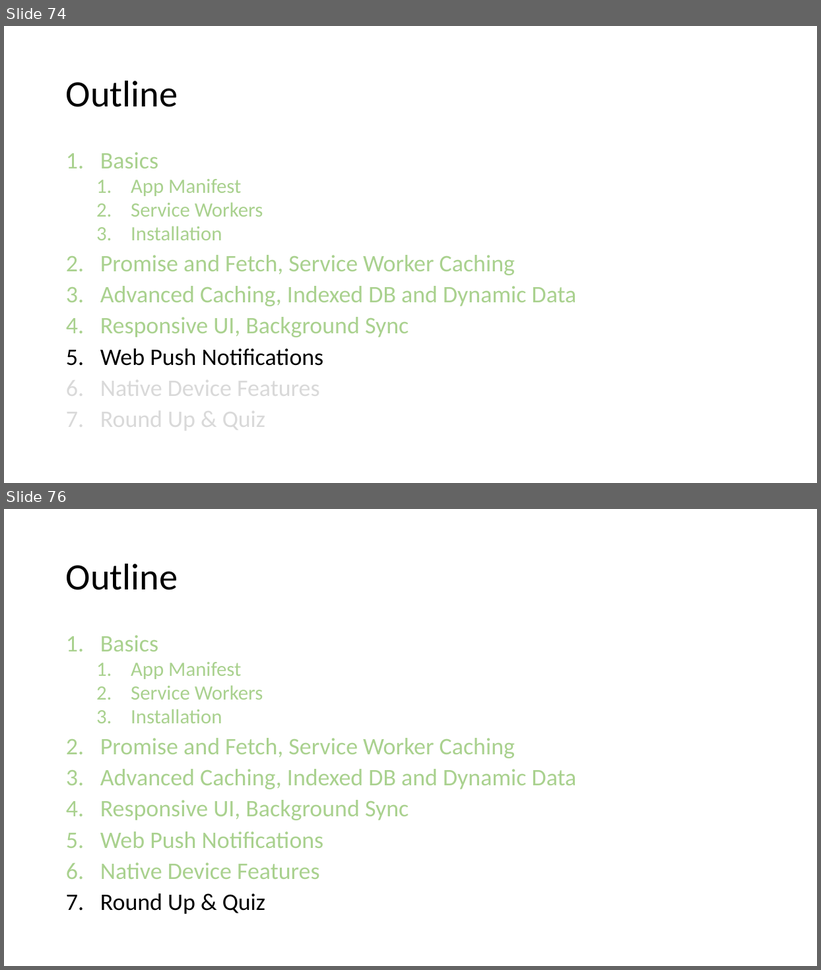
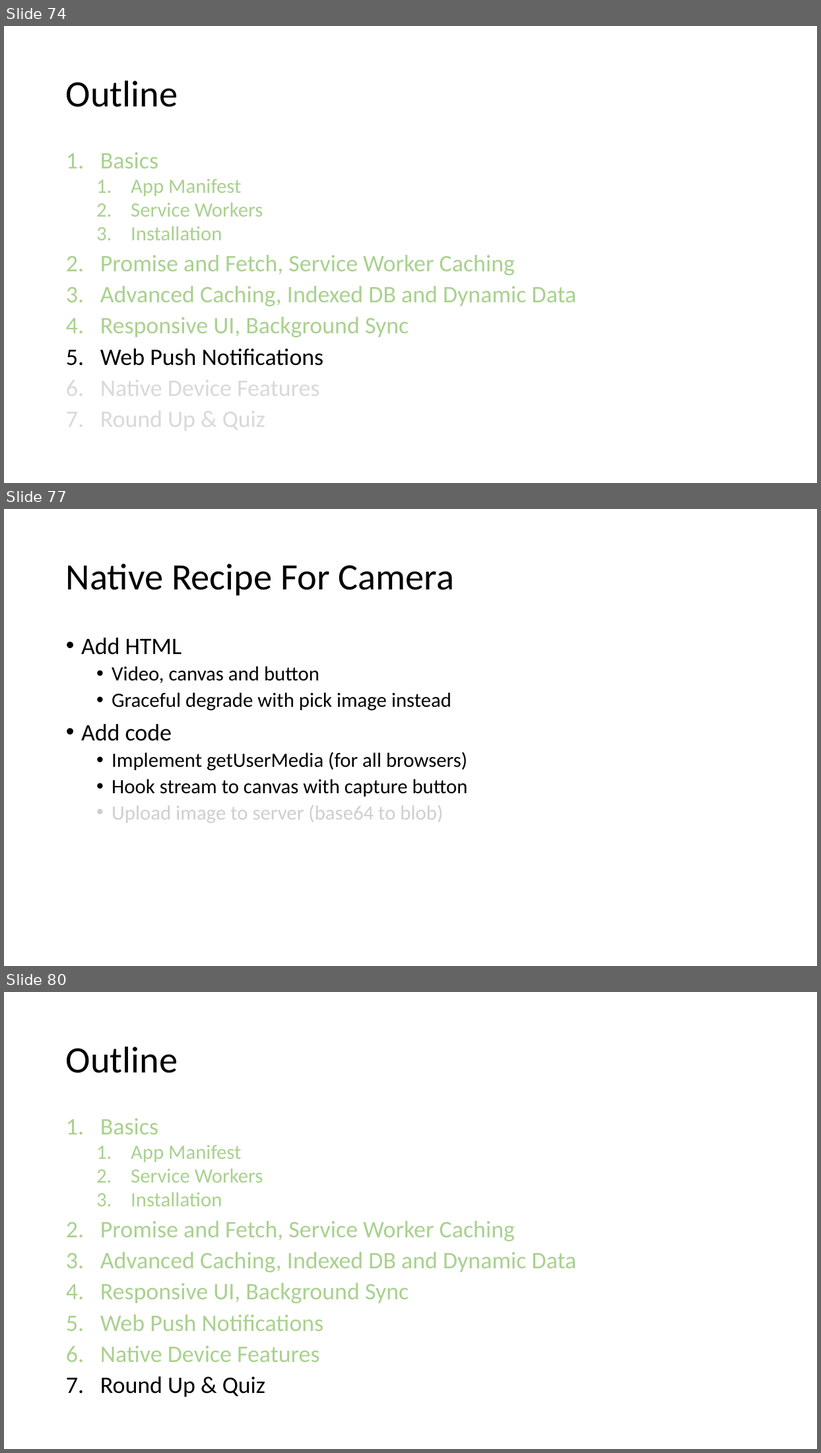
Before and after one commit to SteveNox/PWACourseProgress, a slide deck: course/Progressive Web Apps.pptx. Shown one above the other, each under a label of ours: slides 74 and 76 before the commit, slides 74, 77 and 80 after it; the slides between them are not shown. The pictures are 821x970 and 821x1453 pixels, drawn with LibreOffice and Linux fonts; fonts in the diff are those of the drawing. Boxes give left, top, right and bottom in pixels: in the first picture for what was removed or moved away, otherwise in the second. Text is boxed around its words. In the diff, an @@ line names an element or a change of style, - is before the commit and + after.

Commit message:
add camera and position

```diff
--- a/course/Progressive Web Apps.pptx
+++ b/course/Progressive Web Apps.pptx
@@ slide 77 added at (4,509,817,966), background #FFFFFF @@
@@ title added at (66,564,454,595), 44 pt, text #000000 @@
+Native Recipe For Camera
@@ text added at (81,638,468,823), 24 pt, text #000000 @@
+• Add HTML
+  • Video, canvas and button
+  • Graceful degrade with pick image instead
+• Add code
+  • Implement getUserMedia (for all browsers)
+  • Hook stream to canvas with capture button
+  • Upload image to server (base64 to blob)
@@ what was slide 76 is now slide 80 @@
```
Also in this commit, not shown: 1 slide changed, 3 other slides added, 4 other files.
